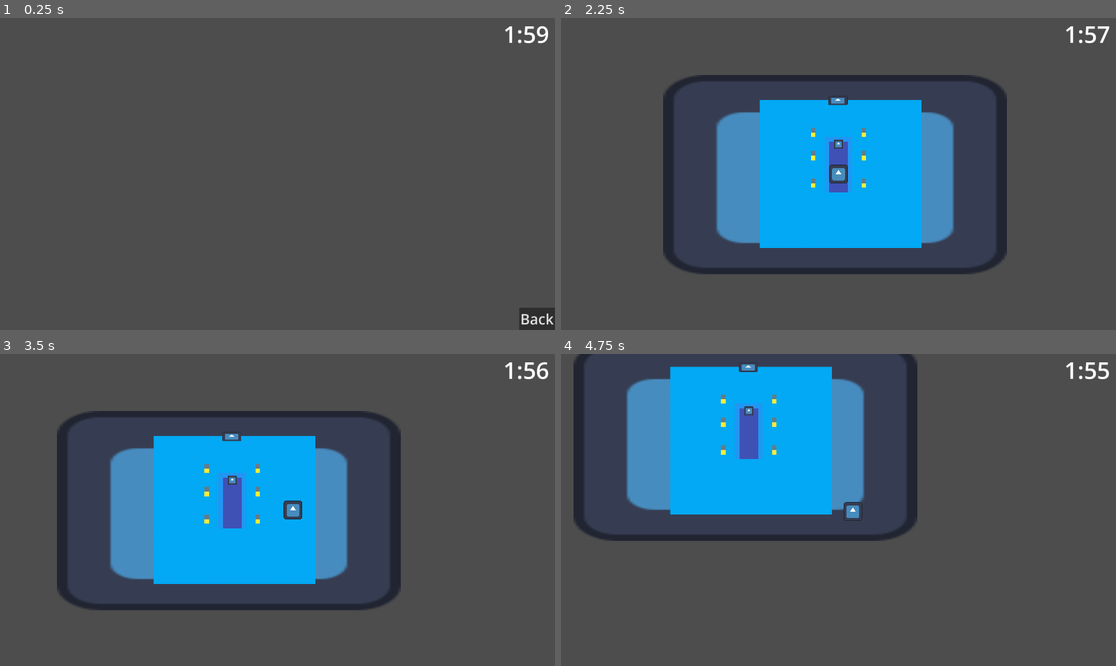
Above: before the commit, frames 1-4 (two rows, left to right).
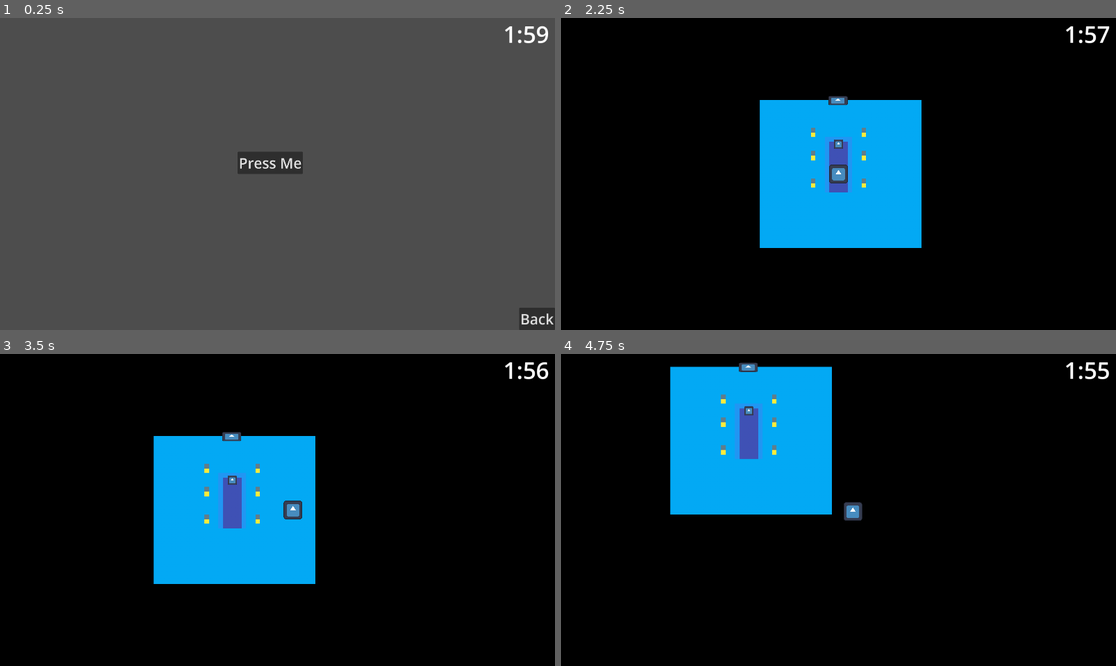
Above: after the commit, the same moments.

Repository: Section009/Pixel-Game-Jam-2024
Game: Godot game, scene res://Scenes/GamblingGames/SlotMachine.tscn
Same seed, same stepped clock (60 frames per second), same inputs: the game is played once before the commit and once after it. This scene is started directly instead of the project's main scene. The engine's default icon, where the game draws it, is replaced by a stand-in: a white triangle on a blue panel in a dark square.
Inputs (mouse positions are in pixels of both pictures, inside the frame that each line leads up to):
- Up to frame 1 (0.25 s): no input
- Up to frame 2 (2.25 s): click (832, 161) at 0.5 s, where only the run after the commit has a clickable "Press Me"; click (832, 161) at 1.25 s, where only the run after the commit has a clickable "2"; click "Back" at 2 s
- Up to frame 3 (3.5 s): tap Enter at 2.75 s; hold D (Right) from 2.78 s (still down); tap E (Interact) at 2.85 s
- Up to frame 4 (4.75 s): release D (Right) at 3.53 s; hold S (Down) 3.53-4.28 s; tap Shift (Sprint) at 3.6 s; hold D (Right) from 4.28 s (still down); tap E (Interact) at 4.35 s

The runs differ from the first frame. In frame 1, 0.8% of the frame differs, in the area x 42-55%, y 42-50%; in frame 2, 86%, in the area x 0-100%, y 0-100%; in frame 3, 86%; in frame 4, 86%.

Commit message:
SceneManager Update

Diff:
--- a/Scenes/GamblingGames/SlotMachine.tscn
+++ b/Scenes/GamblingGames/SlotMachine.tscn
@@ -1,9 +1,19 @@
-[gd_scene load_steps=3 format=3 uid="uid://c1x881p6cvjc2"]
+[gd_scene load_steps=4 format=3 uid="uid://c1x881p6cvjc2"]
 
 [ext_resource type="Script" path="res://Scripts/Gambling/GamblingExit.gd" id="1_0oyad"]
+[ext_resource type="Script" path="res://Scripts/Gambling/BasicSlots.gd" id="1_ga2u4"]
 [ext_resource type="Script" path="res://Scripts/Player/OxygenManager.gd" id="1_uwx63"]
 
 [node name="SlotMachine" type="Node2D"]
+script = ExtResource("1_ga2u4")
+
+[node name="SlotLever" type="Button" parent="."]
+offset_left = 822.0
+offset_top = 463.0
+offset_right = 1048.0
+offset_bottom = 540.0
+theme_override_font_sizes/font_size = 50
+text = "Press Me"
 
 [node name="UI" type="CanvasLayer" parent="."]
 
@@ -32,3 +42,5 @@
 theme_override_font_sizes/font_size = 50
 text = "Back"
 script = ExtResource("1_0oyad")
+
+[connection signal="pressed" from="SlotLever" to="." method="_on_button_pressed"]
--- a/Scenes/Levels/Main.tscn
+++ b/Scenes/Levels/Main.tscn
@@ -41,8 +41,10 @@
 [node name="World" type="Node2D" parent="."]
 
 [node name="Background" type="Sprite2D" parent="World"]
-position = Vector2(-12, 2)
-scale = Vector2(9.29688, 5.38281)
+modulate = Color(0, 0, 0, 1)
+self_modulate = Color(0, 0, 0, 1)
+position = Vector2(0.999998, 0.999998)
+scale = Vector2(24.3718, 17.0918)
 texture = ExtResource("1_xy1ic")
 
 [node name="TileMap" type="TileMap" parent="World"]
--- /dev/null
+++ b/Scripts/Gambling/BasicSlots.gd
@@ -0,0 +1,31 @@
+class_name BasicSlots
+
+extends "res://Scripts/Gambling/GamblingManager.gd"
+
+
+#class vars
+var gambleButton : Button
+var slotValue : Vector3 = Vector3(0, 0, 0)
+
+
+
+#startup
+func _ready():
+	gambleButton = get_node("SlotLever")
+	pass
+
+#frame-based update
+func _process(delta):
+	pass
+
+#constant delta update
+func _physics_process(delta):
+	pass
+
+
+func _on_button_pressed():
+	print("holy moly")
+	for i in 3:
+		slotValue[i] = randi()%3
+	gambleButton.text = str(slotValue[0])
+	pass
--- /dev/null
+++ b/Scripts/Gambling/GamblingManager.gd
@@ -0,0 +1,18 @@
+class_name GamblingManager
+
+extends Node2D
+
+
+#class vars
+@export var initialPity : int = 0
+var machinePity : int = 0
+var amountUsed : int = 0
+var lostStreak : int = 0
+
+
+
+#inital use of machine
+func useMachine(amountBase : int):
+	machinePity += randi() % 10 + 1
+	amountUsed += 1
+	pass
--- a/Scripts/Gambling/InteractionManager.gd
+++ b/Scripts/Gambling/InteractionManager.gd
@@ -11,6 +11,7 @@
 var canActivate : bool = false
 var HIGHLIGHT : Sprite2D
 var sceneManager : SceneManager = SceneManager.new()
+
 
 
 #startup
--- a/Scripts/Player/PlayerManager.gd
+++ b/Scripts/Player/PlayerManager.gd
@@ -4,12 +4,12 @@
 
 
 #class vars
-var direction_vector = Vector2.DOWN
-
 static var Pos : Vector2 = Vector2(0.0, 0.0)
 static var Oxygen : float = 120.0
 
 @export var SPEED : float = 300.0
+
+var direction_vector = Vector2.DOWN
 
 
 
Not shown: 2 places in Scenes/Levels/Main.tscn that only renumber resources
